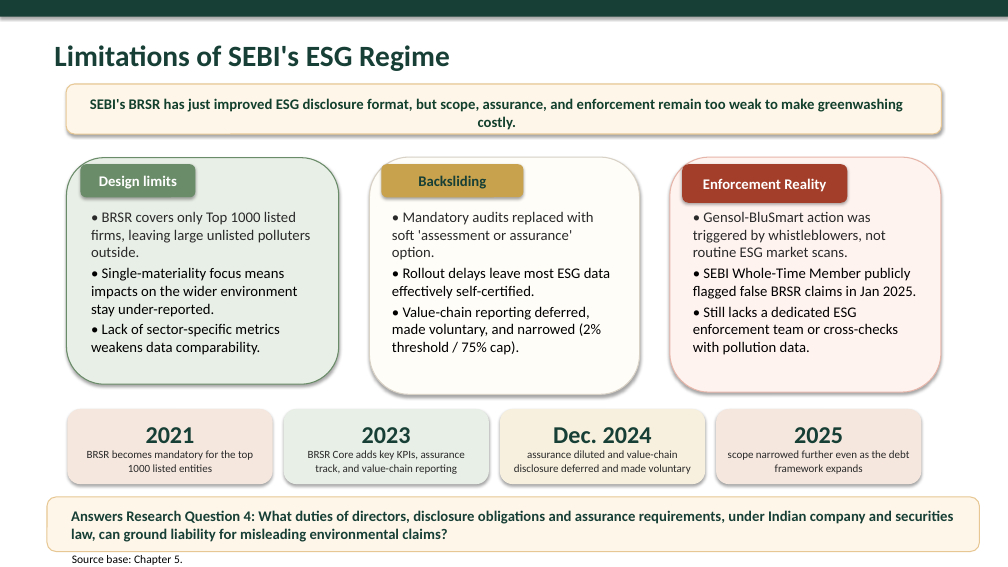
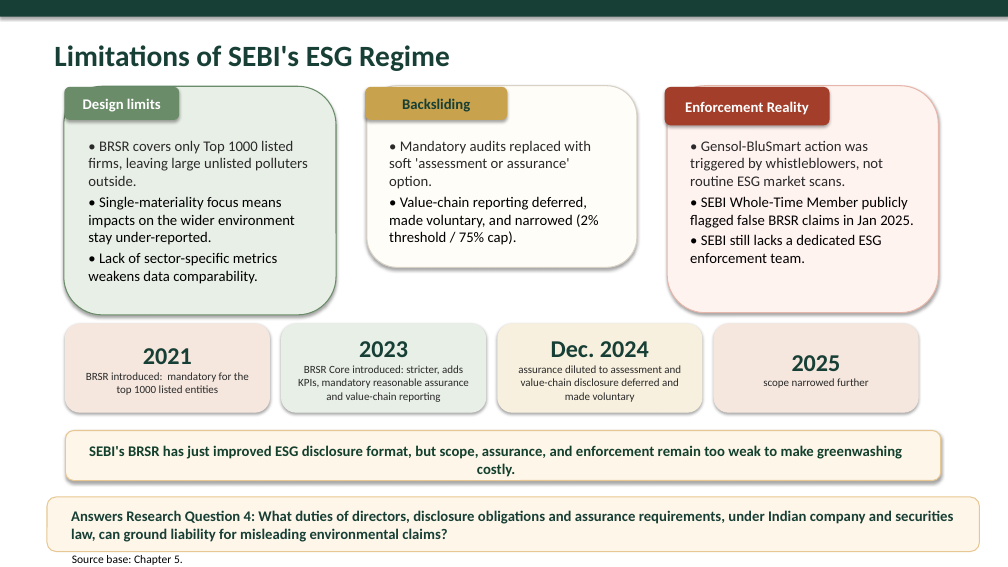
Before and after one commit to atul516/Final-VIva, a slide deck: slide 14 of Thesis Defence Presentation Final.pptx. Drawn at 1008x567 pixels with LibreOffice and Linux fonts; fonts in the diff are those of the drawing. Boxes give left, top, right and bottom in pixels: in the first picture for what was removed or moved away, otherwise in the second. Text is boxed around its words. In the diff, an @@ line names an element or a change of style, - is before the commit and + after.

```diff
--- a/Thesis Defence Presentation Final.pptx
+++ b/Thesis Defence Presentation Final.pptx
@@ rounded rectangle moved from (x1=67, y1=158, x2=339, y2=385) to (x1=64, y1=86, x2=336, y2=315) @@
@@ rounded rectangle resized from (x1=370, y1=157, x2=640, y2=395) to (x1=367, y1=85, x2=637, y2=267) @@
@@ 3 rounded rectangles moved together from (x1=80, y1=164, x2=847, y2=203) to (x1=64, y1=87, x2=830, y2=126) @@
@@ rounded rectangle resized from (x1=670, y1=157, x2=941, y2=392) to (x1=667, y1=85, x2=938, y2=312) @@
@@ text "• BRSR covers only Top ..." moved from (x1=91, y1=211, x2=311, y2=355) to (x1=88, y1=140, x2=308, y2=284) @@
@@ text "• Mandatory audits replaced with ..." moved from (x1=392, y1=211, x2=610, y2=355) to (x1=389, y1=140, x2=598, y2=245) @@
@@ text "• Gensol-BluSmart action was triggered ..." moved from (x1=693, y1=211, x2=917, y2=355) to (x1=690, y1=141, x2=914, y2=263) @@
@@ text at (x1=690, y1=234, x2=882, y2=263): text changed @@
-• Still lacks a dedicated ESG enforcement team or cross-checks with pollution data.
+• SEBI still lacks a dedicated ESG enforcement team.
@@ text at (x1=392, y1=267, x2=610, y2=299): paragraph removed @@
-• Rollout delays leave most ESG data effectively self-certified.
@@ rounded rectangle "2021" resized from (x1=68, y1=410, x2=272, y2=484) to (x1=65, y1=324, x2=269, y2=413) @@
@@ rounded rectangle "2023" resized from (x1=284, y1=410, x2=488, y2=484) to (x1=281, y1=324, x2=485, y2=413) @@
@@ rounded rectangle "Dec. 2024" resized from (x1=501, y1=410, x2=705, y2=484) to (x1=498, y1=324, x2=702, y2=413) @@
@@ rounded rectangle "2025" resized from (x1=717, y1=410, x2=921, y2=484) to (x1=714, y1=324, x2=918, y2=413) @@
@@ text in rounded rectangle at (x1=86, y1=372, x2=249, y2=395): text changed @@
-BRSR becomes mandatory for the top 1000 listed entities
+BRSR introduced: mandatory for the top 1000 listed entities
@@ text in rounded rectangle at (x1=298, y1=365, x2=469, y2=402): text changed @@
-BRSR Core adds key KPIs, assurance track, and value-chain reporting
+BRSR Core introduced: stricter, adds KPIs, mandatory reasonable assurance and value-chain reporting
@@ text in rounded rectangle at (x1=518, y1=365, x2=681, y2=402): text changed @@
-assurance diluted and value-chain disclosure deferred and made voluntary
+assurance diluted to assessment and value-chain disclosure deferred and made voluntary
@@ text in rounded rectangle at (x1=763, y1=378, x2=869, y2=388): text changed @@
-scope narrowed further even as the debt framework expands
+scope narrowed further
@@ rounded rectangle moved from (x1=66, y1=84, x2=941, y2=134) to (x1=65, y1=430, x2=941, y2=480) @@
@@ text "SEBI's BRSR has just improved ..." moved from (x1=90, y1=98, x2=903, y2=130) to (x1=89, y1=445, x2=902, y2=477) @@
```
Also in this commit, not shown: 4 other slides changed.
